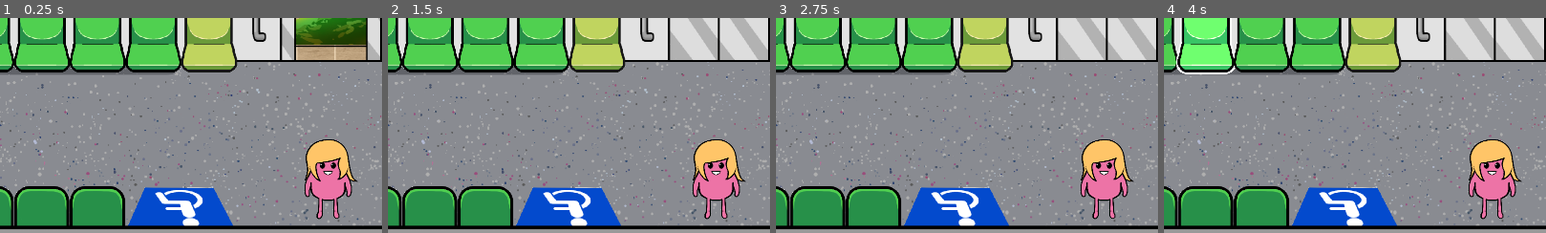
Above: before the commit, frames 1-4 (left to right).
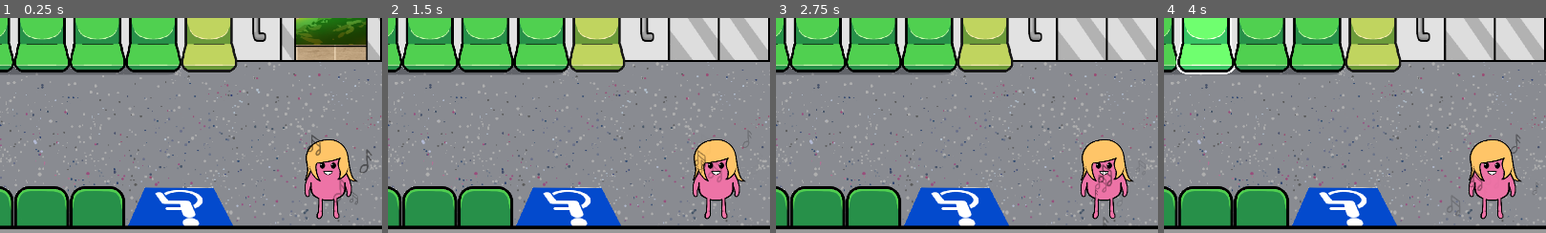
Above: after the commit, the same moments.

Repository: Jagureo/HeritageJam2025
Game: Godot game, scene res://Scenes/game.tscn
Two runs of this game, one before a commit and one after it. Both use one fixed random seed, a clock stepped at 60 frames per second and the inputs below.
Inputs (mouse positions are % of the whole screen's width and height, from its top left):
- Up to frame 1 (0.25 s): no input
- Up to frame 2 (1.5 s): click "Next Station" at 0.5 s; move the mouse to (28, 43) at 1.27 s; click (28, 43) at 1.35 s
- Up to frame 3 (2.75 s): move the mouse to (35, 43) at 2.02 s; tap 0 at 2.1 s
- Up to frame 4 (4 s): move the mouse to (43, 43) at 2.77 s; click (43, 43) at 2.85 s; move the mouse to (50, 43) at 3.52 s; tap 0 at 3.6 s
The pictures show only the part of the screen within x 44-94%, y 38-88%; the shares and areas given below are measured in that part.

The runs differ from the first frame. In frame 1, 0.3% of the frame differs, in the area x 80-98%, y 54-87%; in frame 2, 0.3%; in frame 3, 0.3%; in frame 4, 0.2%.

Commit message:
particles

Diff:
--- a/HGJ/Scenes/Prefabs/Passenger.tscn
+++ b/HGJ/Scenes/Prefabs/Passenger.tscn
@@ -1,9 +1,11 @@
-[gd_scene load_steps=8 format=3 uid="uid://cvuwrt4hor7ht"]
+[gd_scene load_steps=11 format=3 uid="uid://cvuwrt4hor7ht"]
 
 [ext_resource type="Script" uid="uid://bj7k4jp7rwk3r" path="res://Scripts/Gameplay/Passenger.gd" id="1_0ypmp"]
 [ext_resource type="Shader" uid="uid://ffjvlocfuud7" path="res://Shaders/Selection.gdshader" id="2_wcd72"]
 [ext_resource type="Texture2D" uid="uid://ci52y1goeiru" path="res://Sprites/Character/MaleAdult.png" id="3_6cpje"]
 [ext_resource type="FontFile" uid="uid://d1x0h7mgv7hdj" path="res://Fonts/RonysiswadiArchitect4-qZmp2.ttf" id="4_6cpje"]
+[ext_resource type="Texture2D" uid="uid://d0vdbn5s5m1nl" path="res://Sprites/Particles/Music_Note1.png" id="5_fovop"]
+[ext_resource type="Texture2D" uid="uid://b3nq27y1vappo" path="res://Sprites/Particles/Music_Note2.png" id="6_w1p4x"]
 
 [sub_resource type="ShaderMaterial" id="ShaderMaterial_6cpje"]
 shader = ExtResource("2_wcd72")
@@ -22,6 +24,9 @@
 corner_radius_top_right = 10
 corner_radius_bottom_right = 10
 corner_radius_bottom_left = 10
+
+[sub_resource type="Gradient" id="Gradient_fovop"]
+colors = PackedColorArray(1, 1, 1, 0.501961, 1, 1, 1, 0)
 
 [node name="Passenger" type="Area2D"]
 collision_mask = 0
@@ -57,5 +62,36 @@
 
 [node name="ScorePopupTimer" type="Timer" parent="."]
 
+[node name="Particles" type="Node2D" parent="."]
+visible = false
+
+[node name="NoiseParticles1" type="CPUParticles2D" parent="Particles"]
+amount = 3
+texture = ExtResource("5_fovop")
+lifetime = 0.5
+emission_shape = 1
+emission_sphere_radius = 128.0
+spread = 180.0
+gravity = Vector2(0, 0)
+initial_velocity_min = 10.0
+initial_velocity_max = 20.0
+scale_amount_min = 0.4
+scale_amount_max = 0.8
+color_ramp = SubResource("Gradient_fovop")
+
+[node name="NoiseParticles2" type="CPUParticles2D" parent="Particles"]
+amount = 3
+texture = ExtResource("6_w1p4x")
+lifetime = 0.5
+emission_shape = 1
+emission_sphere_radius = 128.0
+spread = 180.0
+gravity = Vector2(0, 0)
+initial_velocity_min = 10.0
+initial_velocity_max = 20.0
+scale_amount_min = 0.4
+scale_amount_max = 0.8
+color_ramp = SubResource("Gradient_fovop")
+
 [connection signal="input_event" from="." to="." method="OnMouseInputEvent"]
 [connection signal="timeout" from="ScorePopupTimer" to="." method="hide_evaluated_score_popup"]
--- a/HGJ/Scripts/Gameplay/Passenger.gd
+++ b/HGJ/Scripts/Gameplay/Passenger.gd
@@ -36,6 +36,7 @@
 @onready var mScorePopupLabel : Label = $ScorePopupPanel/ScorePopupLabel
 @onready var mScorePopupPanel : Panel = $ScorePopupPanel
 @onready var mScorePopupTimer : Timer = $ScorePopupTimer
+@onready var mNoiseParticles : Node2D = $Particles
 
 # Passenger details
 var mPassengerType : PassengerType
@@ -100,6 +101,10 @@
 		mGenderType = randi() % GenderType.LAST as GenderType
 
 	mPassengerSprite.texture = sMalePassengerTextures[mPassengerType] if mGenderType == GenderType.MALE else sFemalePassengerTextures[mPassengerType]
+
+	# Noisy particles
+	if mTraitType == TraitTypes.NOISY:
+		mNoiseParticles.visible = true
 
 func _process(_delta):
 	if sSelectedPassenger == self:
Binary file added: HGJ/Sprites/Particles/Music_Note1.png
Not shown, added: HGJ/Sprites/Particles/Music_Note1.png.import
Binary file added: HGJ/Sprites/Particles/Music_Note2.png
Not shown, added: HGJ/Sprites/Particles/Music_Note2.png.import
